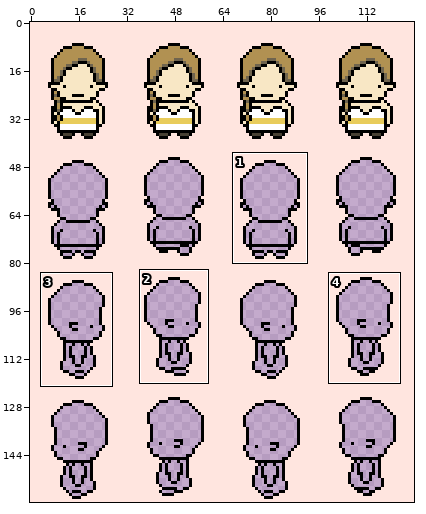
Edited in one commit: sprite sheet (assets/NPC_sprites/Tamma_CS.png). The first picture is a wide view before the edit; the outline marks the close-up.
Close-up. Before the edit:
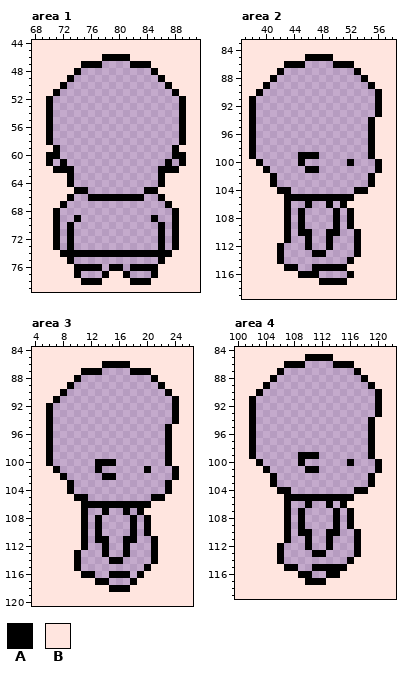
The file is 128x160 pixels. Shown: area 1: x 68..91, y 44..79; area 2: x 37..58, y 83..119; area 3: x 4..26, y 84..120; area 4: x 100..122, y 84..119. The commit also changed other parts of the picture, which this record leaves out.
Palette (. is transparent): A #000000  B #ffe5df
Pixels before, area 1, first column x 68:
44 BBBBBBBBBBBBBBBBBBBBBBBB
45 BBBBBBBBBBBBBBBBBBBBBBBB
46 BBBBBBBBBBAAAABBBBBBBBBB
47 BBBBBBBAAA....AAABBBBBBB
48 BBBBBBA..........ABBBBBB
49 BBBBBA............ABBBBB
50 BBBBA..............ABBBB
51 BBBA................ABBB
52 BBA..................ABB
53 BBA..................ABB
54 BBA..................ABB
55 BBA..................ABB
56 BBA..................ABB
57 BBA..................ABB
58 BBA..................ABB
59 BBBA................ABBB
60 BBAA................AABB
61 BBA.A..............A.ABB
62 BBBAAA............AAABBB
63 BBBBBA............ABBBBB
64 BBBBBA............ABBBBB
65 BBBBBBAA........AABBBBBB
66 BBBBBA..AAAAAAAA..ABBBBB
67 BBBBA..............ABBBB
68 BBBA................ABBB
69 BBBA..A..........A..ABBB
70 BBBA.A............A.ABBB
71 BBBA.A............A.ABBB
72 BBBA.A............A.ABBB
73 BBBA.A............A.ABBB
74 BBBBAAAAAAAAAAAAAAAABBBB
75 BBBBBA............ABBBBB
76 BBBBBBAAAA.AA.AAAABBBBBB
77 BBBBBBA...ABBA...ABBBBBB
78 BBBBBBBAAABBBBAAABBBBBBB
79 BBBBBBBBBBBBBBBBBBBBBBBB
Pixels before, area 2, first column x 37:
 83 BBBBBBBBBBBBBBBBBBBBBB
 84 BBBBBBBBBBBBBBBBBBBBBB
 85 BBBBBBBBBAAAABBBBBBBBB
 86 BBBBBBAAA....AAABBBBBB
 87 BBBBBA..........ABBBBB
 88 BBBBA............ABBBB
 89 BBBA..............ABBB
 90 BBA................ABB
 91 BA.................ABB
 92 BA.................ABB
 93 BA.................ABB
 94 BA................ABBB
 95 BA................ABBB
 96 BA................ABBB
 97 BA................ABBB
 98 BA................ABBB
 99 BA......AAA.......ABBB
100 BBA.....A......A...ABB
101 BBBA.....AA........ABB
102 BBBBA.............ABBB
103 BBBBA.............ABBB
104 BBBBBAA.........AABBBB
105 BBBBBBAAAAAAAAAABBBBBB
106 BBBBBBA..A..A.ABBBBBBB
107 BBBBBBA.A....A.ABBBBBB
108 BBBBBBA.A....A.ABBBBBB
109 BBBBBBA.A....A.ABBBBBB
110 BBBBBBA.AA..AA..ABBBBB
111 BBBBBBA..A..A...ABBBBB
112 BBBBBA...A..A...ABBBBB
113 BBBBBA....AA....ABBBBB
114 BBBBBA.........ABBBBBB
115 BBBBBBAA..AAAAABBBBBBB
116 BBBBBBBBAAA....ABBBBBB
117 BBBBBBBBBBBAAAABBBBBBB
118 BBBBBBBBBBBBBBBBBBBBBB
119 BBBBBBBBBBBBBBBBBBBBBB
Pixels before, area 3, first column x 4:
 84 BBBBBBBBBBBBBBBBBBBBBBB
 85 BBBBBBBBBBBBBBBBBBBBBBB
 86 BBBBBBBBBBAAAABBBBBBBBB
 87 BBBBBBBAAA....AAABBBBBB
 88 BBBBBBA..........ABBBBB
 89 BBBBBA............ABBBB
 90 BBBBA..............ABBB
 91 BBBA................ABB
 92 BBA.................ABB
 93 BBA.................ABB
 94 BBA.................ABB
 95 BBA................ABBB
 96 BBA................ABBB
 97 BBA................ABBB
 98 BBA................ABBB
 99 BBA................ABBB
100 BBA......AAA.......ABBB
101 BBBA.....A......A...ABB
102 BBBBA.....AA........ABB
103 BBBBBA.............ABBB
104 BBBBBA.............ABBB
105 BBBBBBAA.........AABBBB
106 BBBBBBBAAAAAAAAAABBBBBB
107 BBBBBBBA..A..A.ABBBBBBB
108 BBBBBBBA.A....A.ABBBBBB
109 BBBBBBBA.A....A.ABBBBBB
110 BBBBBBBA.A....A.ABBBBBB
111 BBBBBBBA.AA..AA..ABBBBB
112 BBBBBBBA..A..A...ABBBBB
113 BBBBBBA...A..A...ABBBBB
114 BBBBBBA....AA....ABBBBB
115 BBBBBBA.........ABBBBBB
116 BBBBBBBAA..AAA.ABBBBBBB
117 BBBBBBBBBAA...ABBBBBBBB
118 BBBBBBBBBBBAAABBBBBBBBB
119 BBBBBBBBBBBBBBBBBBBBBBB
120 BBBBBBBBBBBBBBBBBBBBBBB
Pixels before, area 4, first column x 100:
 84 BBBBBBBBBBBBBBBBBBBBBBB
 85 BBBBBBBBBBAAAABBBBBBBBB
 86 BBBBBBBAAA....AAABBBBBB
 87 BBBBBBA..........ABBBBB
 88 BBBBBA............ABBBB
 89 BBBBA..............ABBB
 90 BBBA................ABB
 91 BBA.................ABB
 92 BBA.................ABB
 93 BBA.................ABB
 94 BBA................ABBB
 95 BBA................ABBB
 96 BBA................ABBB
 97 BBA................ABBB
 98 BBA................ABBB
 99 BBA......AAA.......ABBB
100 BBBA.....A......A...ABB
101 BBBBA.....AA........ABB
102 BBBBBA.............ABBB
103 BBBBBA.............ABBB
104 BBBBBBAA.........AABBBB
105 BBBBBBBAAAAAAAAAABBBBBB
106 BBBBBBBA..A..A.ABBBBBBB
107 BBBBBBBA.A....A.ABBBBBB
108 BBBBBBBA.A....A.ABBBBBB
109 BBBBBBBA.A....A.ABBBBBB
110 BBBBBBBA.AA..AA..ABBBBB
111 BBBBBBBA..A..A...ABBBBB
112 BBBBBBA...A..A...ABBBBB
113 BBBBBBA....AA....ABBBBB
114 BBBBBBA.........ABBBBBB
115 BBBBBBBAA..AAAAABBBBBBB
116 BBBBBBBBBAA..AABBBBBBBB
117 BBBBBBBBBBAAABBBBBBBBBB
118 BBBBBBBBBBBBBBBBBBBBBBB
119 BBBBBBBBBBBBBBBBBBBBBBB
The same view after the edit:
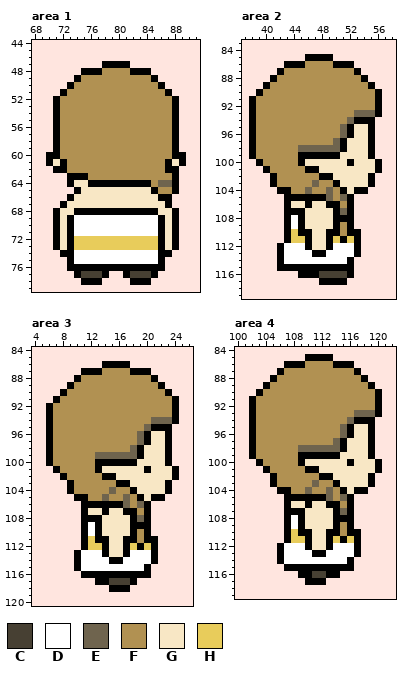
Colours new in this view: C #474033  D #ffffff  E #6f644e  F #b19152  G #f8e7c5  H #e8cc5b
What changed:
Changed rows in their new state; - is an unchanged pixel.
Area 1:
first column x 70:
46 --------BBBB--------
47 -----BBBAAAABBB-----
48 ----BAAAFFFFAAAB----
49 ---BAFFFFFFFFFFAB---
50 --BAFFFFFFFFFFFFAB--
51 -BAFFFFFFFFFFFFFFAB-
52 BAFFFFFFFFFFFFFFFFAB
53 BAFFFFFFFFFFFFFFFFAB
54 BAFFFFFFFFFFFFFFFFAB
55 BAFFFFFFFFFFFFFFFFAB
56 BAFFFFFFFFFFFFFFFFAB
57 BAFFFFFFFFFFFFFFFFAB
58 BAFFFFFFFFFFFFFFFFAB
59 --FFFFFFFFFFFFFFFF--
60 --FFFFFFFFFFFFFFFF--
61 -G-FFFFFFFFFFFFFF-G-
62 ---FFFFFFFFFFFFFF---
63 ----AAFFFFFFFFFFFFA-
64 ----GGAAAAAAAAAFEEA-
65 -----GGGGGGGGGG-FFA-
66 ----GGGGGGGGGGGG-A--
67 ---GGGGGGGGGGGGGG---
68 --GGAAAAAAAAAAAAGG--
69 --GADDDDDDDDDDDDAG--
70 --G-DDDDDDDDDDDD-G--
71 --G-DDDDDDDDDDDD-G--
72 --G-HHHHHHHHHHHH-G--
73 --G-HHHHHHHHHHHH-G--
74 ----DDDDDDDDDDDD----
75 ----DDDDDDDDDDDD----
76 ---A----A--A----A---
77 -----CCC----CCC-----
Area 2:
first column x 39:
 86 -------FFFF------
 87 ----FFFFFFFFFF---
 88 ---FFFFFFFFFFFF--
 89 --FFFFFFFFFFFFFF-
 90 -FFFFFFFFFFFFFFFF
 91 FFFFFFFFFFFFFFFFF
 92 FFFFFFFFFFFFFFFFF
 93 FFFFFFFFFFFFFFEEE
 94 FFFFFFFFFFFFFEAA-
 95 FFFFFFFFFFFFEAGG-
 96 FFFFFFFFFFFFEAGG-
 97 FFFFFFFFFFFEAGGG-
 98 FFFFFFEEEEEEAGGG-
 99 FFFFFF---AAAGGGG-
100 -FFFFF-GGGGGG-GGG
101 --FFFFF--GGGGGGGG
102 ---FFFFFFAAGGGGG-
103 ---FFFFFEFFAGGGG-
104 -----FFEFFEFAG---
105 ----------EFE----
106 -----GG-GG-AFA---
107 -----A-GGGG-E----
108 -----D-GGGG-A----
109 -----D-GGGG-F----
110 -----H--GG--FA---
111 -----HH-GG-HAH---
112 ----DDD-GG-DDD---
113 ----DDDD--DDDD---
114 ----DDDDDDDDD----
115 ---A--AA-----A---
116 ---------CCCC----
Area 3:
first column x 7:
 87 -------FFFF------
 88 ----FFFFFFFFFF---
 89 ---FFFFFFFFFFFF--
 90 --FFFFFFFFFFFFFF-
 91 -FFFFFFFFFFFFFFFF
 92 FFFFFFFFFFFFFFFFF
 93 FFFFFFFFFFFFFFFFF
 94 FFFFFFFFFFFFFFEEE
 95 FFFFFFFFFFFFFEAA-
 96 FFFFFFFFFFFFEAGG-
 97 FFFFFFFFFFFFEAGG-
 98 FFFFFFFFFFFEAGGG-
 99 FFFFFFEEEEEEAGGG-
100 FFFFFF---AAAGGGG-
101 -FFFFF-GGGGGG-GGG
102 --FFFFF--GGGGGGGG
103 ---FFFFFFAAGGGGG-
104 ---FFFFFEFFAGGGG-
105 -----FFEFFEFAG---
106 ----------EFE----
107 -----GG-GG-AFA---
108 -----A-GGGG-E----
109 -----D-GGGG-A----
110 -----D-GGGG-F----
111 -----H--GG--FA---
112 -----HH-GG-HAH---
113 ----DDD-GG-DDD---
114 ----DDDD--DDDD---
115 ----DDDDDDDDD----
116 ------AA---A-A---
117 --------CCC------
Area 4:
first column x 103:
 86 -------FFFF------
 87 ----FFFFFFFFFF---
 88 ---FFFFFFFFFFFF--
 89 --FFFFFFFFFFFFFF-
 90 -FFFFFFFFFFFFFFFF
 91 FFFFFFFFFFFFFFFFF
 92 FFFFFFFFFFFFFFFFF
 93 FFFFFFFFFFFFFFEEE
 94 FFFFFFFFFFFFFEAA-
 95 FFFFFFFFFFFFEAGG-
 96 FFFFFFFFFFFFEAGG-
 97 FFFFFFFFFFFEAGGG-
 98 FFFFFFEEEEEEAGGG-
 99 FFFFFF---AAAGGGG-
100 -FFFFF-GGGGGG-GGG
101 --FFFFF--GGGGGGGG
102 ---FFFFFFAAGGGGG-
103 ---FFFFFEFFAGGGG-
104 -----FFEFFEFAG---
105 ----------EFE----
106 -----GG-GG-AFA---
107 -----A-GGGG-E----
108 -----D-GGGG-A----
109 -----D-GGGG-F----
110 -----H--GG--FA---
111 -----HH-GG-HAH---
112 ----DDD-GG-DDD---
113 ----DDDD--DDDD---
114 ----DDDDDDDDD----
115 ------AA-----A---
116 --------CC-------
